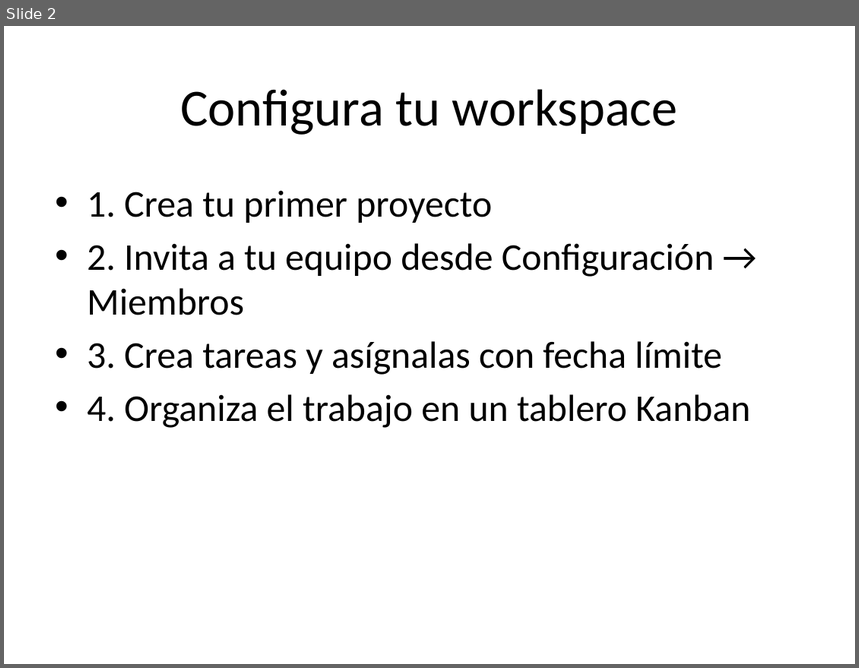
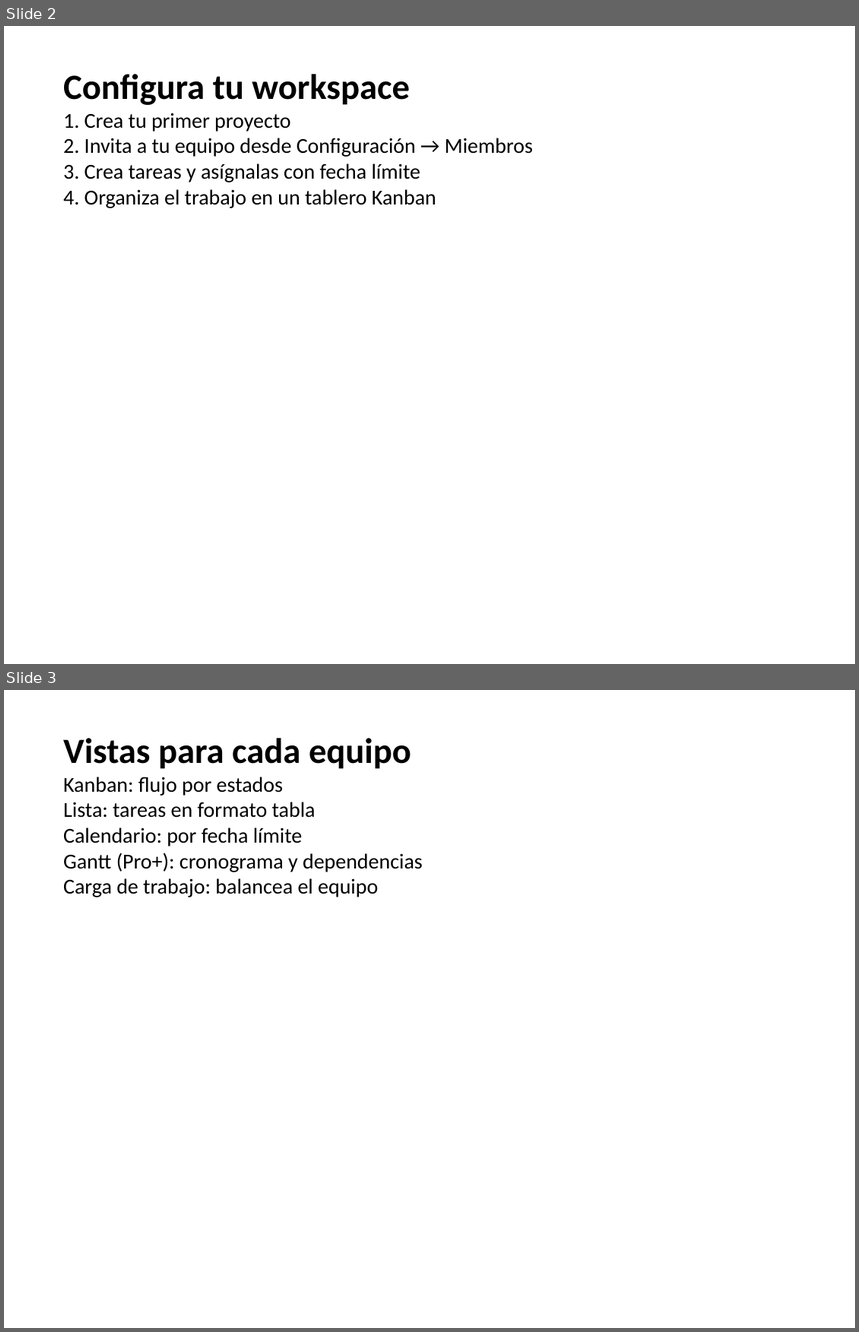
Before and after one commit to gregory-mc/Agente-RAG-AluraChallenge, a slide deck: data/documents/producto/onboarding_producto.pptx. Shown one above the other, each under a label of ours: slide 2 before the commit, slides 2 and 3 after it. The pictures are 859x668 and 859x1332 pixels, drawn with LibreOffice and Linux fonts; fonts in the diff are those of the drawing. Boxes give left, top, right and bottom in pixels: in the first picture for what was removed or moved away, otherwise in the second. Text is boxed around its words. In the diff, an @@ line names an element or a change of style, - is before the commit and + after.

```diff
--- a/data/documents/producto/onboarding_producto.pptx
+++ b/data/documents/producto/onboarding_producto.pptx
@@ slide 3 added at [4, 690, 855, 1328], background #FFFFFF @@
@@ text added at [63, 738, 423, 897], 18 pt, text #000000 @@
+Vistas para cada equipo
+Kanban: flujo por estados
+Lista: tareas en formato tabla
+Calendario: por fecha límite
+Gantt (Pro+): cronograma y dependencias
+Carga de trabajo: balancea el equipo
@@ slide 2 changed as well @@
@@ text "Configura tu workspace": place and size @@
-text "Configura tu workspace" at [87, 190, 750, 428]
+text "Configura tu workspace" at [63, 74, 533, 208]
@@ text at [63, 74, 410, 105]: paragraph added @@
+Configura tu workspace
@@ title removed at [180, 89, 678, 135] @@
-Configura tu workspace
@@ text at [63, 113, 533, 208]: size 32 to 18 pt in "1. Crea tu primer proyecto", "2. Invita a tu equipo desde Configuración ...", "3. Crea tareas y asígnalas con fecha ...", "4. Organiza el trabajo en un tablero ..."; bullet • to none; less space between paragraphs @@
```
Also in this commit, not shown: 2 other slides changed, 2 other slides added, 8 other files.
